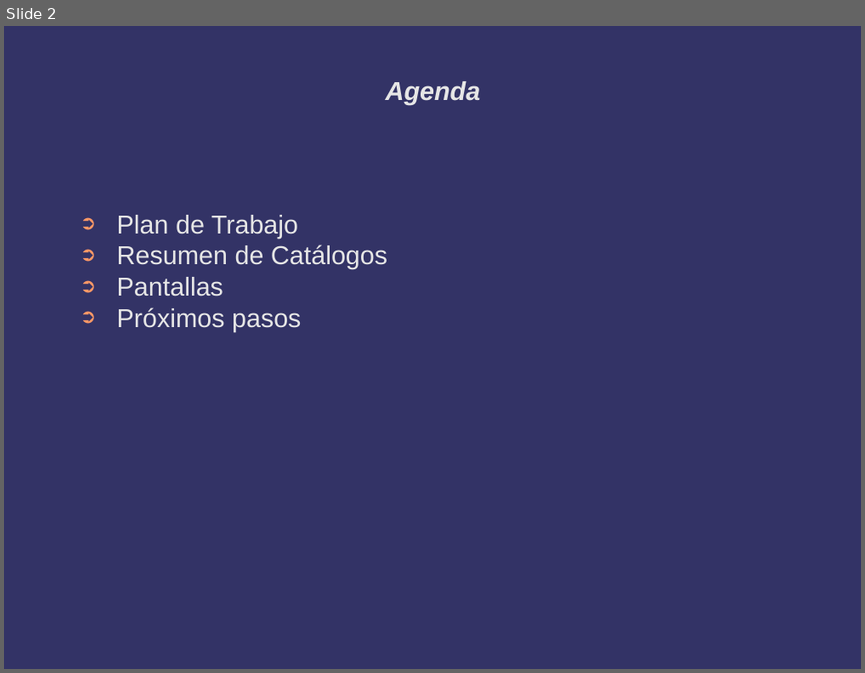
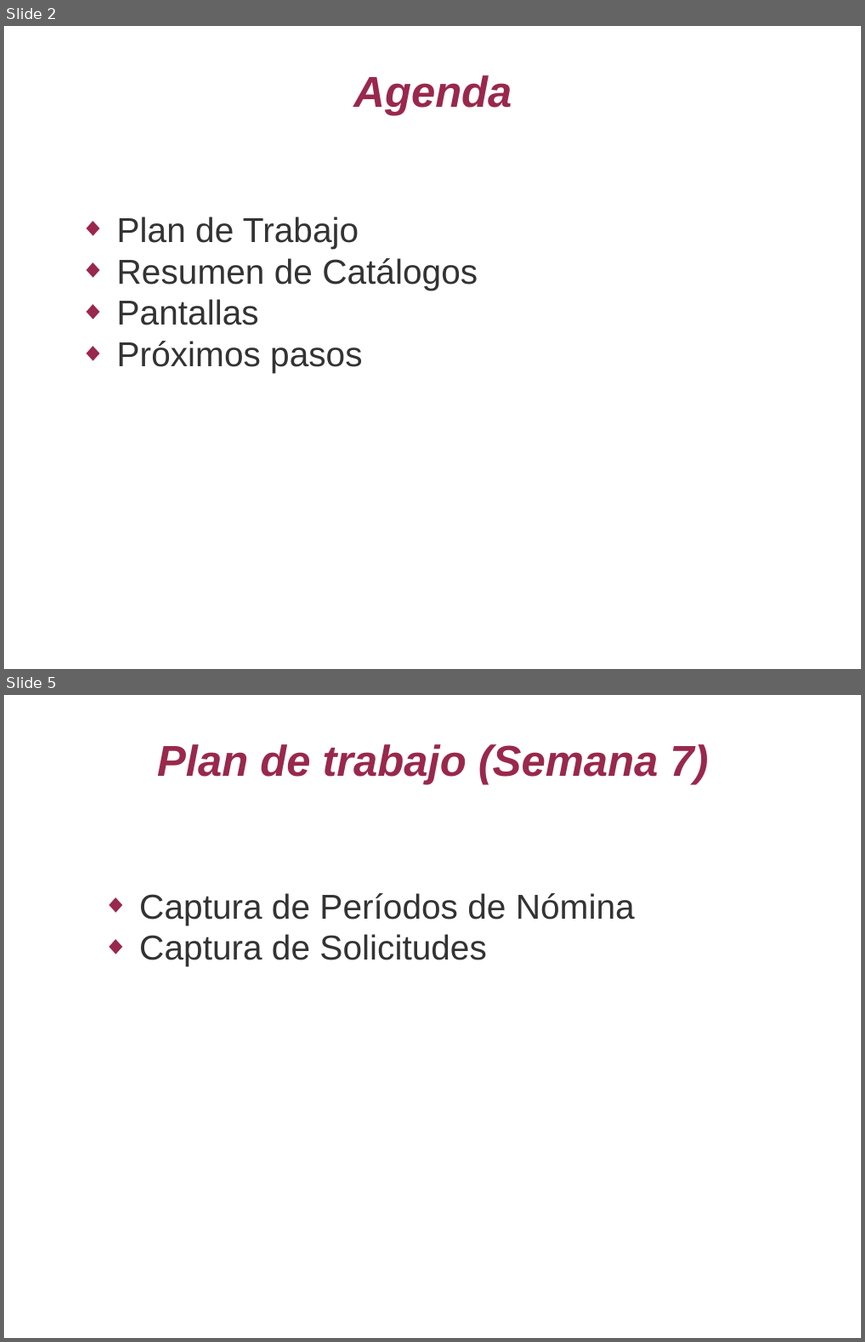
Before and after one commit to jas12345/ASN, a slide deck: Documentos/Avances ASN 20190321.odp. Shown one above the other, each under a label of ours: slide 2 before the commit, slides 2 and 5 after it; the slides between them are not shown. The pictures are 865x673 and 865x1342 pixels, drawn with LibreOffice and Linux fonts; fonts in the diff are those of the drawing; background and template pictures are left out. Boxes give left, top, right and bottom in pixels: in the first picture for what was removed or moved away, otherwise in the second. Text is boxed around its words. In the diff, an @@ line names an element or a change of style, - is before the commit and + after.

```diff
--- a/Documentos/Avances ASN 20190321.odp
+++ b/Documentos/Avances ASN 20190321.odp
@@ slide 5 added at (4,695,861,1338), background #FFFFFF @@
@@ title added at (157,744,708,784), 40 pt, text #99284C, bold, italic @@
+Plan de trabajo (Semana 7)
@@ text added at (139,893,635,966), 32 pt, text #333333 @@
+◆ Captura de Períodos de Nómina
+◆ Captura de Solicitudes
@@ slide 2 changed as well @@
@@ background #333366 to #FFFFFF @@
@@ title "Agenda" at (353,75,511,115): size 24 to 40 pt, text colour #E6E6E6 to #99284C @@
@@ text "Plan de Trabajo" at (117,216,477,373): size 24 to 32 pt, text colour #E6E6E6 to #333333; bullet ➲ to ◆; bullet colour #FF9966 to #99284C @@
```
Also in this commit, not shown: 5 other slides changed, 22 other slides added, 2 slides removed, 1 other file.
